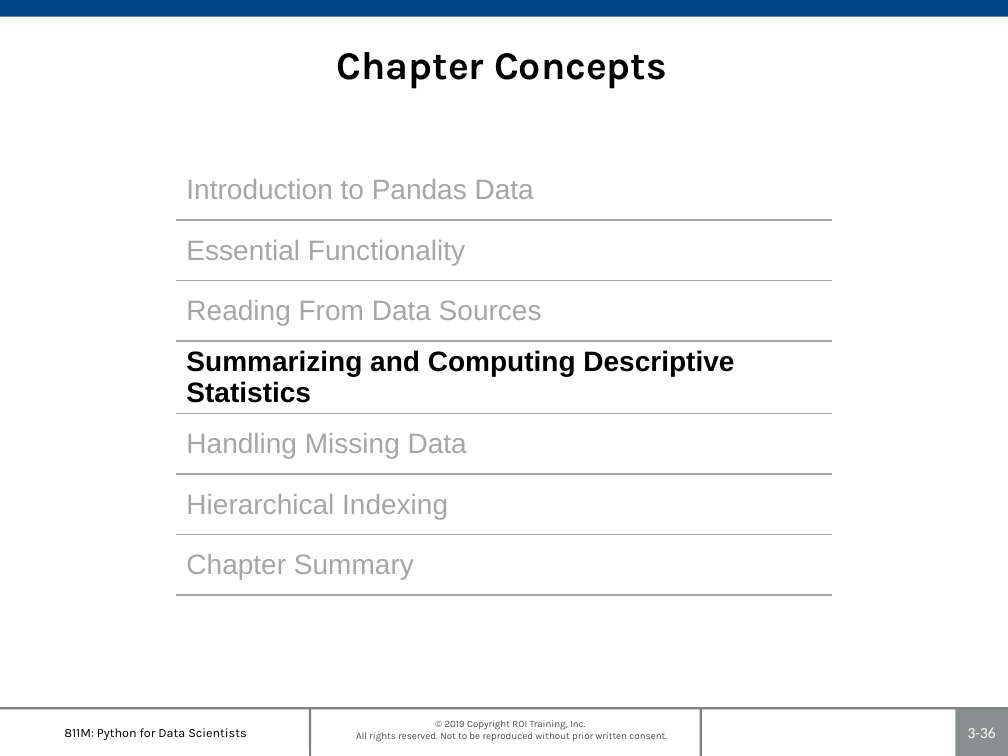
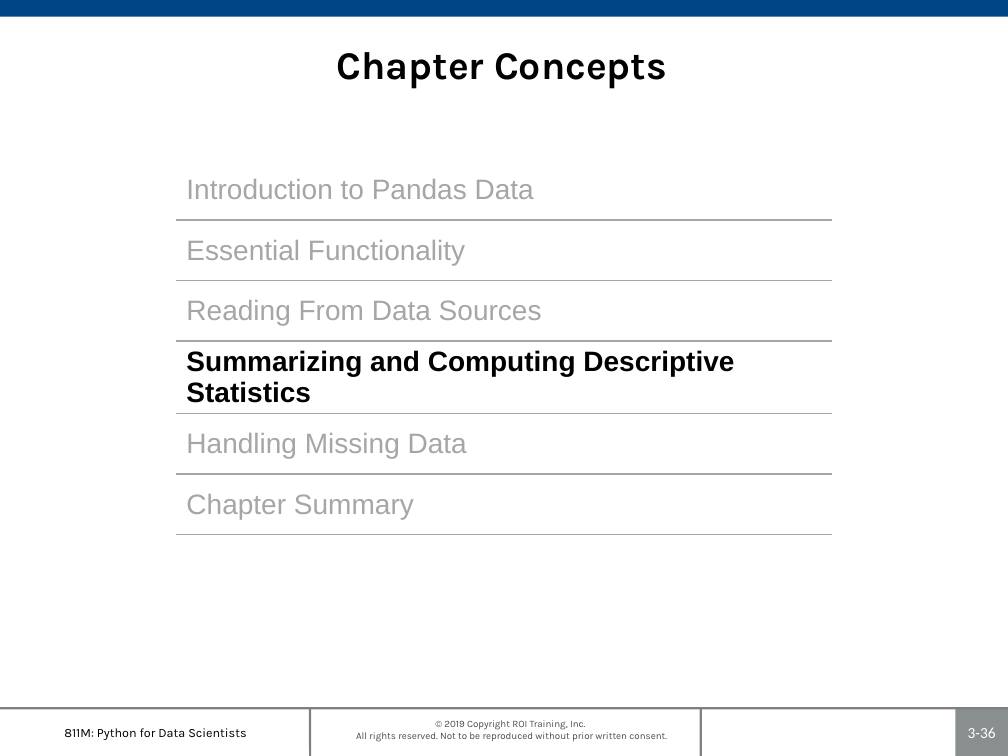
Before and after one commit to roitraining/PythonProgram, a slide deck: slide 36 of Day3-Pandas/Ch03_Pandas.pptx. Drawn at 1008x756 pixels with LibreOffice and Linux fonts; fonts in the diff are those of the drawing; background and template pictures are left out. Boxes give left, top, right and bottom in pixels: in the first picture for what was removed or moved away, otherwise in the second. Text is boxed around its words. In the diff, an @@ line names an element or a change of style, - is before the commit and + after.

```diff
--- a/Day3-Pandas/Ch03_Pandas.pptx
+++ b/Day3-Pandas/Ch03_Pandas.pptx
@@ table at box(176, 159, 832, 539) @@
-row 6: Hierarchical Indexing
```
Also in this commit, not shown: 7 other slides changed, 5 slides removed.
